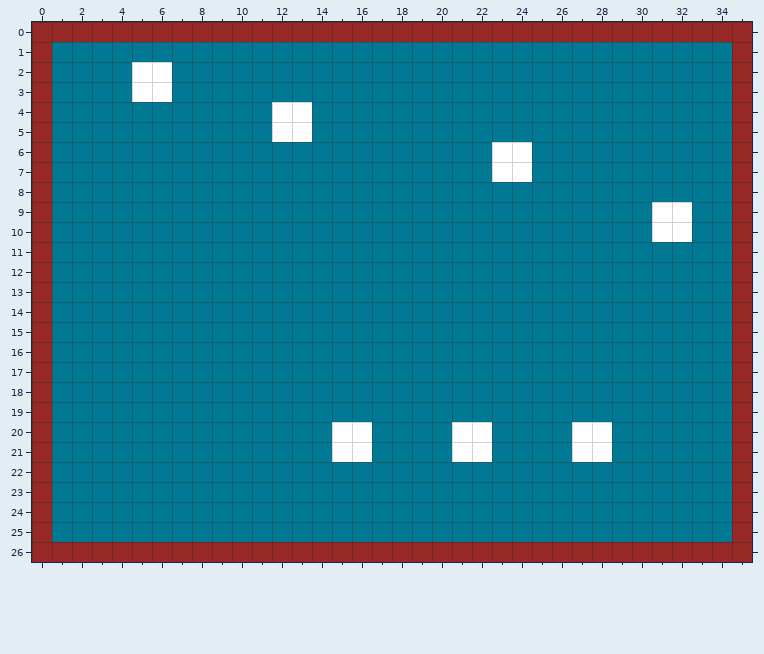
Two states of a Tiled map (JSON), src/game/assets/levels/tilemap.json. Above: the version before the commit.
Cells are 25x25 px. Shown: x 0..35, y 0..26.
Now the later version:
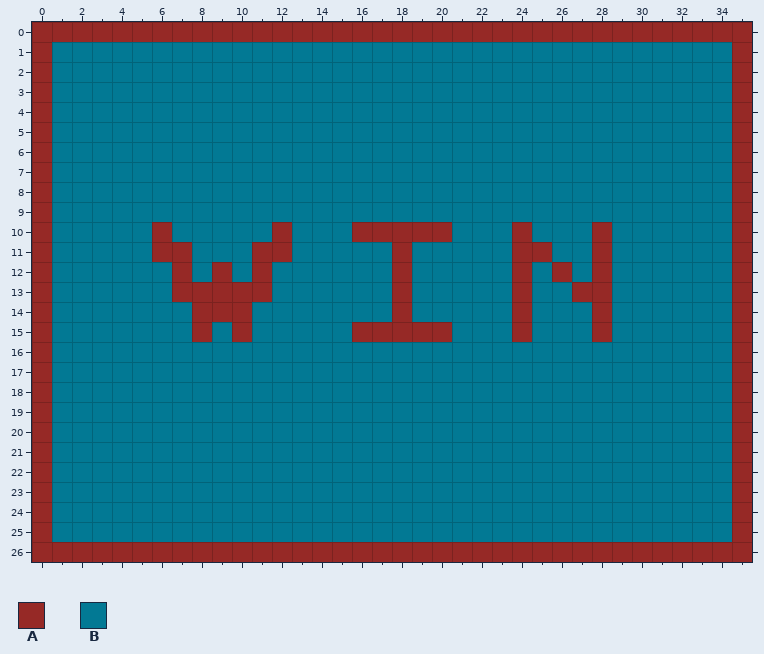
Key: from "tile-set": A 0, B 1.
_ is an empty cell.
Tiles of an added or newly shown layer are drawn over the layers below it.
Diff:
Layer "win" (added):
y 2..3: x 5..6 __ -> BB
y 4..5: x 12..13 __ -> BB
y 6..7: x 23..24 __ -> BB
y 9: x 31..32 __ -> BB
y 10: x 6 _ -> A; x 12 _ -> A; x 16..20 _____ -> AAAAA; x 24 _ -> A; x 28 _ -> A; x 31..32 __ -> BB
y 11: x 6..7 __ -> AA; x 11..12 __ -> AA; x 18 _ -> A; x 24..25 __ -> AA; x 28 _ -> A
y 12: x 7 _ -> A; x 9 _ -> A; x 11 _ -> A; x 18 _ -> A; x 24 _ -> A; x 26 _ -> A; x 28 _ -> A
y 13: x 7..11 _____ -> AAAAA; x 18 _ -> A; x 24 _ -> A; x 27..28 __ -> AA
y 14: x 8..10 ___ -> AAA; x 18 _ -> A; x 24 _ -> A; x 28 _ -> A
y 15: x 8 _ -> A; x 10 _ -> A; x 16..20 _____ -> AAAAA; x 24 _ -> A; x 28 _ -> A
y 20..21: x 15..16 __ -> BB; x 21..22 __ -> BB; x 27..28 __ -> BB
